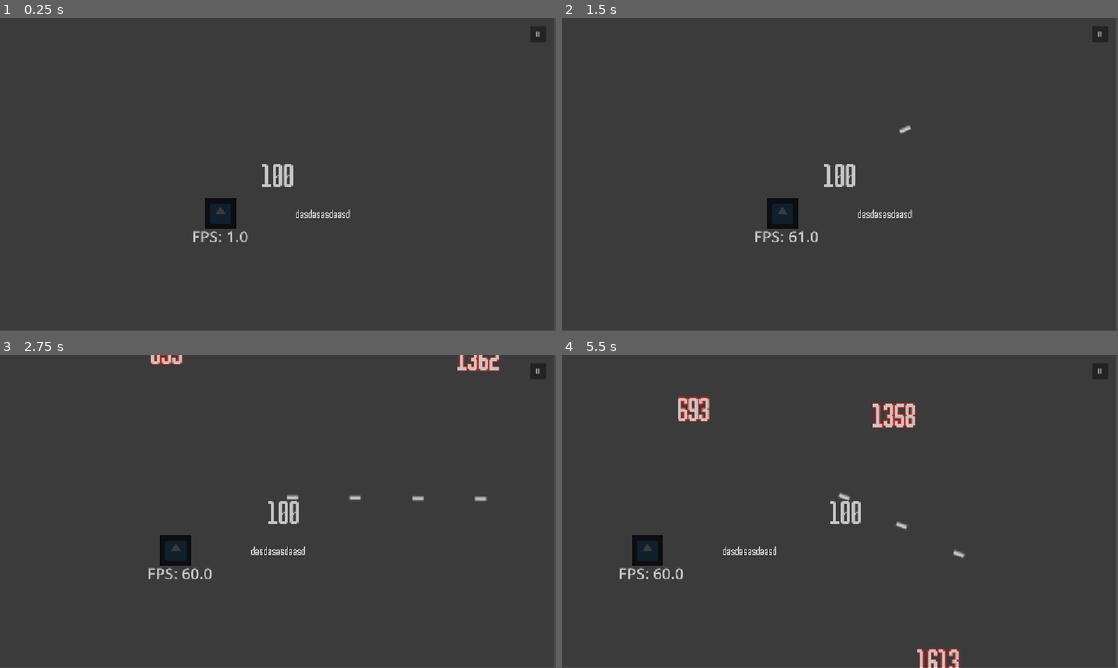
Above: before the commit, frames 1-4 (two rows, left to right).
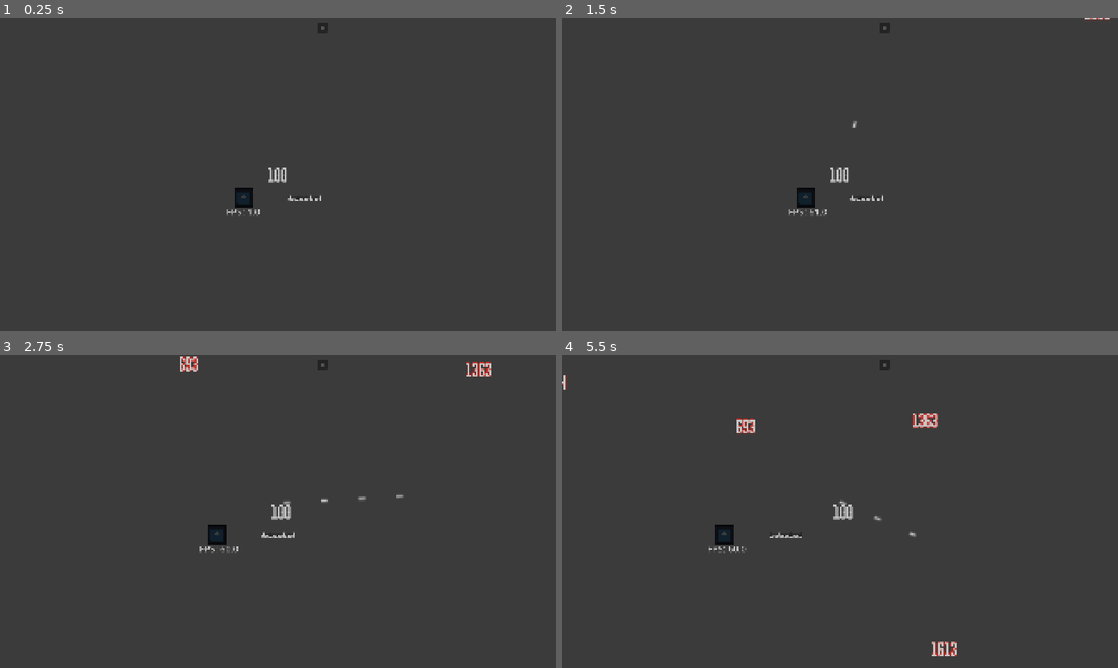
Above: after the commit, the same moments.

Repository: emon22830/KL20
Game: Godot game, scene res://src/main/main.tscn
Same seed, same stepped clock (60 frames per second), same inputs: the game is played once before the commit and once after it. The engine's default icon, where the game draws it, is replaced by a stand-in: a white triangle on a blue panel in a dark square.
Inputs (mouse positions are in pixels of both pictures, inside the frame that each line leads up to):
- Up to frame 1 (0.25 s): no input
- Up to frame 2 (1.5 s): click "II" at 0.5 s; click "RESUME" at 1.25 s
- Up to frame 3 (2.75 s): tap Enter (ui_accept) at 2, 2.27 s; move the mouse to (400, 495) at 2.02 s; press the mouse at (400, 495) at 2.03 s; hold D (move_right) from 2.03 s (still down)
- Up to frame 4 (5.5 s): move the mouse to (728, 527) at 2.77 s; release the mouse at (728, 527) at 2.78 s; click (728, 527) at 2.85 s; tap Enter (ui_accept) at 3.02, 4.52, 5.27 s; move the mouse to (895, 442) at 3.52 s; release D (move_right) at 3.53 s; press the mouse at (895, 442) at 3.53 s; hold A (move_left) 3.53-4.28 s; move the mouse to (812, 574) at 4.27 s; release the mouse at (812, 574) at 4.28 s; hold D (move_right) from 4.28 s (still down); click (812, 574) at 4.35 s; move the mouse to (1006, 558) at 5.02 s; press the mouse at (1006, 558) at 5.03 s

The runs differ from the first frame. In frame 1, 1.4% of the frame differs, in the area x 34-97%, y 2-72%; in frame 2, 1.5%; in frame 3, 2.3%; in frame 4, 3.2%, in the area x 0-97%, y 2-100%.

Commit message:
full screen, enemy collision type

Diff:
--- a/project.godot
+++ b/project.godot
@@ -23,6 +23,9 @@
 
 [display]
 
+window/size/viewport_width=1920
+window/size/viewport_height=1080
+window/size/mode=3
 window/stretch/mode="canvas_items"
 window/stretch/aspect="expand"
 
--- a/src/bullet/bullet.gd
+++ b/src/bullet/bullet.gd
@@ -21,3 +21,9 @@
 	if area.is_in_group("enemy"):
 		area.on_take_damage(damage)
 		queue_free()
+
+
+func _on_body_entered(body: Node2D) -> void:
+	if body.is_in_group("enemy"):
+		body.on_take_damage(damage)
+		queue_free()
--- a/src/bullet/bullet.tscn
+++ b/src/bullet/bullet.tscn
@@ -8,6 +8,7 @@
 [node name="Bullet" type="Area2D" unique_id=935828773]
 scale = Vector2(4, 4)
 collision_layer = 0
+collision_mask = 4
 script = ExtResource("1_bullet")
 speed = 1500.0
 lifetime = 4.0
@@ -30,3 +31,4 @@
 shape = SubResource("RectangleShape2D_lu8q3")
 
 [connection signal="area_entered" from="." to="." method="_on_area_entered"]
+[connection signal="body_entered" from="." to="." method="_on_body_entered"]
--- a/src/enemy/enemy.gd
+++ b/src/enemy/enemy.gd
@@ -1,4 +1,4 @@
-extends Area2D
+extends CharacterBody2D
 
 var hp : int = 0
 
@@ -19,7 +19,7 @@
 	collider.shape.size = sprite_size
 	#collider.position = sprite.position / 2
 
-func on_take_damage(amount : float) -> void:
+func on_take_damage(amount : int) -> void:
 	hp -= amount
 	check_hp()
 
@@ -33,6 +33,7 @@
 
 func _process(delta: float) -> void:
 	var direction = GameManager.player.position - position
-	position += direction.normalized() * 2
-	#on_take_damage(10)
+	velocity = direction.normalized() * 200
+	move_and_slide()
+	#on_take_damage(1)
 	pass
--- a/src/enemy/enemy.tscn
+++ b/src/enemy/enemy.tscn
@@ -9,7 +9,9 @@
 [sub_resource type="Theme" id="Theme_6j2al"]
 default_base_scale = 1.0
 
-[node name="Area2D" type="Area2D" unique_id=30323609 groups=["enemy"]]
+[node name="Enemy" type="CharacterBody2D" unique_id=885116784 groups=["enemy"]]
+collision_layer = 4
+collision_mask = 0
 script = ExtResource("1_ig63i")
 
 [node name="Collider" type="CollisionShape2D" parent="." unique_id=256154100]
@@ -38,5 +40,3 @@
 autowrap_mode = 0
 horizontal_alignment = 1
 vertical_alignment = 1
-
-[connection signal="body_entered" from="." to="." method="_on_body_entered"]
--- a/src/global/brightness_manager.tscn
+++ b/src/global/brightness_manager.tscn
@@ -7,7 +7,7 @@
 script = ExtResource("1_7bi4k")
 
 [node name="ColorRect" type="ColorRect" parent="." unique_id=629523806]
-offset_right = 1148.0
-offset_bottom = 646.0
+offset_right = 1920.0
+offset_bottom = 1080.0
 mouse_filter = 2
 color = Color(0, 0, 0, 0)
--- a/src/player/player.gd
+++ b/src/player/player.gd
@@ -9,6 +9,8 @@
 
 @onready var sprite := $Sprite
 @onready var collider := $Collider
+@onready var hitbox := $Hitbox
+@onready var hitbox_collider := $Hitbox/Collider
 
 
 var contacting_enemy : bool = false
@@ -26,6 +28,7 @@
 	sprite.text = str(hp)
 	var sprite_size = sprite.get_minimum_size()
 	collider.shape.size = sprite_size
+	hitbox_collider.shape.size = sprite_size
 
 func _physics_process(_delta):
 	var direction = Vector2.ZERO
@@ -67,7 +70,7 @@
 
 	set_hp()
 
-func on_take_damage(amount : float) -> void:
+func on_take_damage(amount : int) -> void:
 	#if is_invincible:
 		#return
 
--- a/src/player/player.tscn
+++ b/src/player/player.tscn
@@ -42,12 +42,13 @@
 position_smoothing_enabled = true
 position_smoothing_speed = 10.0
 
-[node name="Area2D" type="Area2D" parent="." unique_id=1211194296]
+[node name="Hitbox" type="Area2D" parent="." unique_id=1211194296]
+collision_mask = 5
 
-[node name="Collider" type="CollisionShape2D" parent="Area2D" unique_id=824898735]
+[node name="Collider" type="CollisionShape2D" parent="Hitbox" unique_id=824898735]
 shape = SubResource("RectangleShape2D_fu6ie")
 
-[connection signal="area_entered" from="Area2D" to="." method="_on_area_entered"]
-[connection signal="area_exited" from="Area2D" to="." method="_on_area_exited"]
-[connection signal="body_entered" from="Area2D" to="." method="_on_body_entered"]
-[connection signal="body_exited" from="Area2D" to="." method="_on_body_exited"]
+[connection signal="area_entered" from="Hitbox" to="." method="_on_area_entered"]
+[connection signal="area_exited" from="Hitbox" to="." method="_on_area_exited"]
+[connection signal="body_entered" from="Hitbox" to="." method="_on_body_entered"]
+[connection signal="body_exited" from="Hitbox" to="." method="_on_body_exited"]
